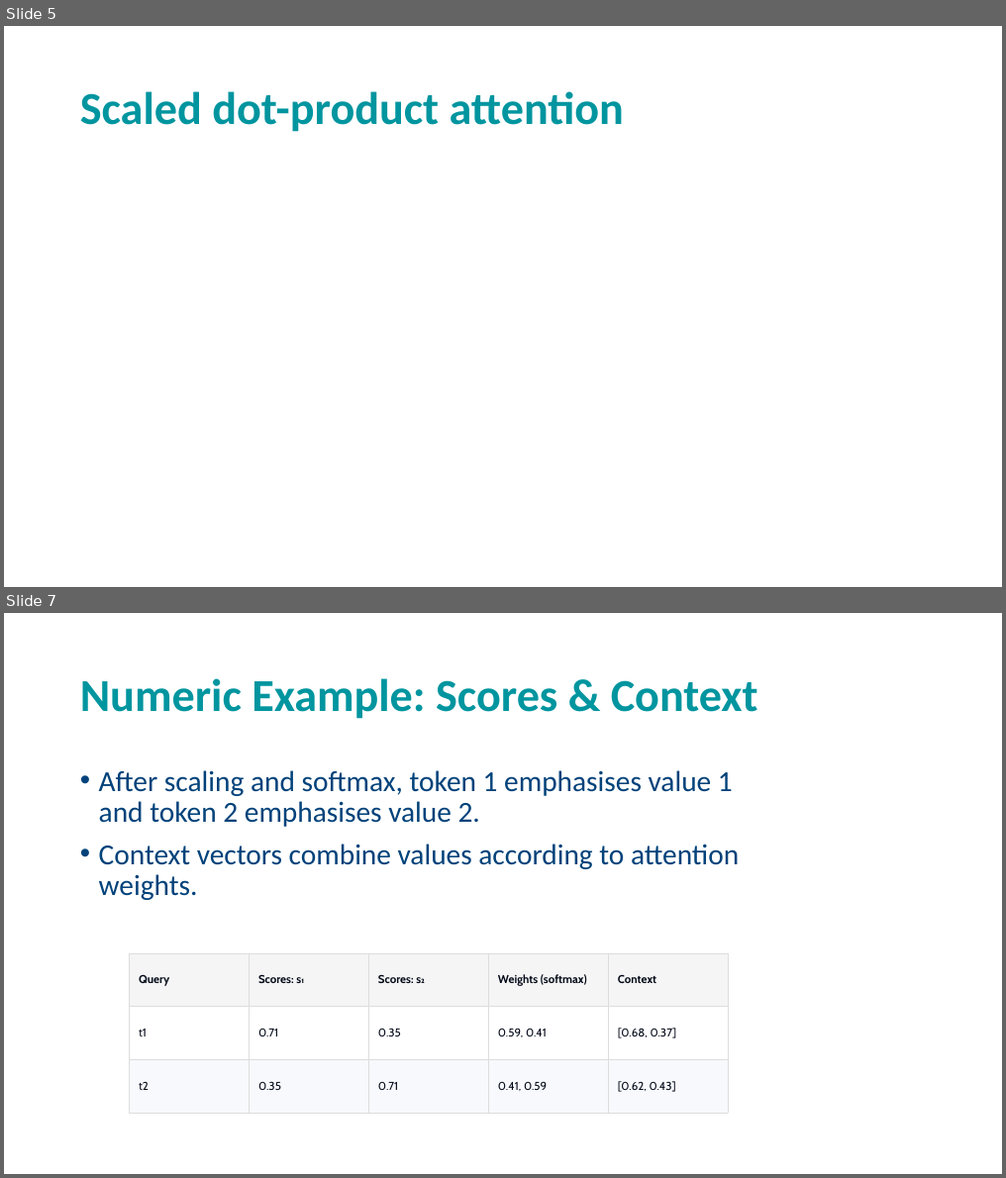
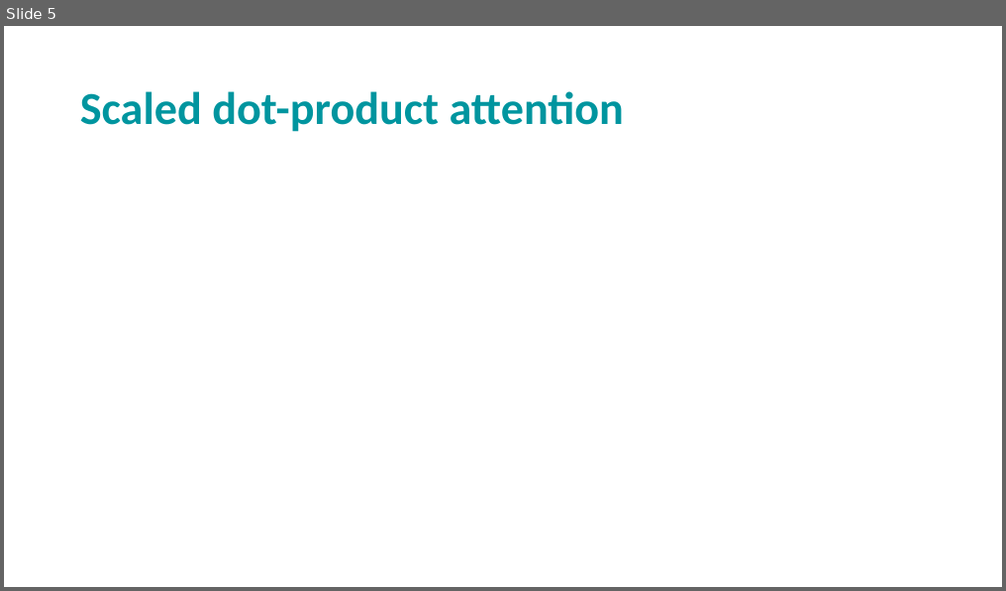
Before and after one commit to andrewcparnell/STAT41130, a slide deck: slides/day 3/D3C2_Transformers.pptx. Shown one above the other, each under a label of ours: slides 5 and 7 before the commit, slide 5 after it; the slides between them are not shown. The pictures are 1006x1178 and 1006x591 pixels, drawn with LibreOffice and Linux fonts; fonts in the diff are those of the drawing; grey boxes stand for pictures; background and template pictures are left out. Boxes give left, top, right and bottom in pixels: in the first picture for what was removed or moved away, otherwise in the second. Text is boxed around its words. In the diff, an @@ line names an element or a change of style, - is before the commit and + after.

```diff
--- a/slides/day 3/D3C2_Transformers.pptx
+++ b/slides/day 3/D3C2_Transformers.pptx
@@ slide 7 removed at (4, 613, 1002, 1174), background picture (left out) @@
@@ title removed at (80, 678, 758, 719) @@
-Numeric Example: Scores & Context
@@ text removed at (99, 770, 739, 900) @@
-• After scaling and softmax, token 1 emphasises value 1 and token 2 emphasises value 2.
-• Context vectors combine values according to attention weights.
@@ table removed at (129, 954, 728, 1113), 3 rows, 5 columns @@
-Query | Scores: s₁ | Scores: s₂ | Weights (softmax) | Context
-t1 | 0.71 | 0.35 | 0.59, 0.41 | [0.68, 0.37]
-t2 | 0.35 | 0.71 | 0.41, 0.59 | [0.62, 0.43]
```
Also in this commit, not shown: 10 slides changed, 4 slides added, 6 other slides removed, 2 other files.
